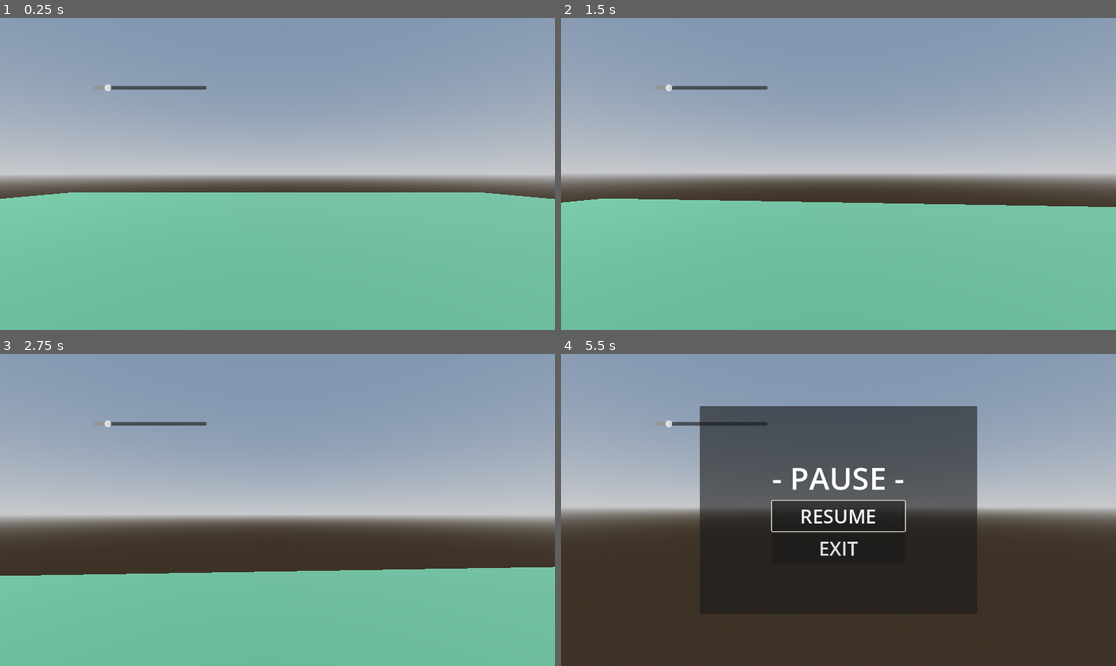
Above: before the commit, frames 1-4 (two rows, left to right).
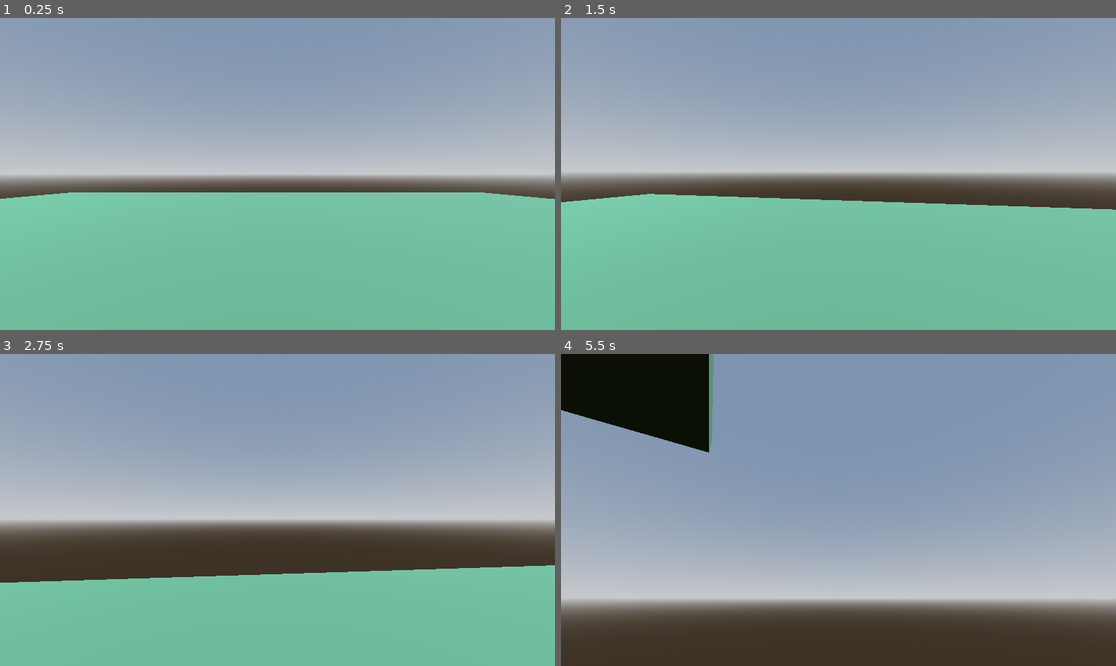
Above: after the commit, the same moments.

Repository: christian-suar/eyes-unseen
Game: Godot game, scene res://scenes/game.tscn
Same seed, same stepped clock (60 frames per second), same inputs: the game is played once before the commit and once after it.
Inputs (mouse positions are in pixels of both pictures, inside the frame that each line leads up to):
- Up to frame 1 (0.25 s): no input
- Up to frame 2 (1.5 s): tap Enter at 0.5 s; move the mouse to (866, 174) at 0.52 s; hold W (move_forward) from 0.53 s (still down); click (866, 174) at 0.6 s; tap Space (jump) at 0.77 s; move the mouse to (810, 174) at 1.27 s; tap Shift (sprint) at 1.35 s
- Up to frame 3 (2.75 s): keep holding W (move_forward); tap Space (jump) at 1.52 s; move the mouse to (288, 503) at 2.02 s; click (288, 503) at 2.1 s
- Up to frame 4 (5.5 s): move the mouse to (832, 516) at 2.77 s; tap Shift (sprint) at 2.85, 5.1 s; tap Space (jump) at 3.02, 3.77, 5, 5.27 s; move the mouse to (877, 513) at 3.52 s; click (877, 513) at 3.6 s; tap Escape (ui_cancel) at 4.15 s; release W (move_forward) at 4.25 s; click "RESUME" at 4.25 s; move the mouse to (672, 463) at 5.02 s; hold A (move_left) from 5.03 s (still down)

The runs differ from the first frame. In frame 1, 0.2% of the frame differs, in the area x 16-38%, y 21-24%; in frame 2, 0.9%; in frame 3, 5.1%; in frame 4, 68%, in the area x 0-100%, y 0-87%.

Commit message:
Pause Menu resumes and exits
pause menu works as far as I can tell

Diff:
--- a/scenes/game.gd
+++ b/scenes/game.gd
@@ -1,5 +1,5 @@
 extends Node3D
-
+@onready var game_node = $"."
 
 # Called when the node enters the scene tree for the first time.
 func _ready():
@@ -20,13 +20,14 @@
 
 	if show:
 		var pause_menu = preload("res://scenes/pause_menu.tscn").instantiate()
-		add_child(pause_menu)
+		get_parent().add_child(pause_menu)
 
 	else:
-		# Remove the pause menu (if it exists)
-		var existing_pause_menu = get_node("PauseMenu")
-		if existing_pause_menu:
-			existing_pause_menu.queue_free()
+		# Remove the pause menu
+		var exists = get_node("PauseMenu")
+		if exists:
+			exists.queue_free()
+
 
 # Called every frame. 'delta' is the elapsed time since the previous frame.
 func _process(delta):
--- a/scenes/pause_menu.gd
+++ b/scenes/pause_menu.gd
@@ -12,9 +12,9 @@
 
 
 func _on_resume_button_pressed():
-
+	$".".queue_free()
 	get_tree().paused = false
-
+	Input.set_mouse_mode(Input.MOUSE_MODE_CAPTURED)
 
 func _on_exit_button_pressed():
 	get_tree().quit()
--- a/scenes/temp_player.tscn
+++ b/scenes/temp_player.tscn
@@ -1,7 +1,6 @@
-[gd_scene load_steps=9 format=3 uid="uid://doxlf84fpy8ko"]
+[gd_scene load_steps=8 format=3 uid="uid://doxlf84fpy8ko"]
 
 [ext_resource type="Script" path="res://temp_player.gd" id="1_ofada"]
-[ext_resource type="PackedScene" uid="uid://cp1ndlafsq2mm" path="res://sliders/blur_slider.tscn" id="2_88nkq"]
 
 [sub_resource type="ProceduralSkyMaterial" id="ProceduralSkyMaterial_ut32g"]
 sky_horizon_color = Color(0.64625, 0.65575, 0.67075, 1)
@@ -41,6 +40,3 @@
 
 [node name="Camera3D" type="Camera3D" parent="Node3D"]
 far = 2000.0
-
-[node name="BlurSlider" parent="." instance=ExtResource("2_88nkq")]
-position = Vector2(1096, 402)
--- a/sliders/blur_slider.tscn
+++ b/sliders/blur_slider.tscn
@@ -5,10 +5,8 @@
 [node name="CanvasLayer" type="CanvasLayer" parent="."]
 
 [node name="HSlider" type="HSlider" parent="CanvasLayer"]
-offset_left = 195.0
-offset_top = 137.0
-offset_right = 429.0
-offset_bottom = 153.0
+offset_right = 234.0
+offset_bottom = 16.0
 min_value = 0.01
 max_value = 10.0
 step = 0.01
--- a/temp_player.gd
+++ b/temp_player.gd
@@ -7,7 +7,7 @@
 
 
 var gravity = 12
-var sensitivity = 0.002
+var sensitivity = 0.004
 # bob is short for bobble (camera bobble)
 # freq is how frequent the bobble happens
 # amp is how much the camera moves (short for amplitude)
@@ -66,14 +66,15 @@
 		velocity.z = lerp(velocity.z, direction.z * speed, delta * 3.0)
 
 
-	#frames
-	print("Frames: " + str(Engine.get_frames_per_second()))
+
 
 	#head bob
 	t_bob += delta * velocity.length() * float(is_on_floor())
 	head_camera.transform.origin = _headbob(t_bob)
 	move_and_slide()
 
+	#frames
+	print("Frames: " + str(Engine.get_frames_per_second()))
 func _headbob(time) -> Vector3:
 	var pos = Vector3.ZERO
 	pos.y = sin(time * bob_freq) * bob_amp
